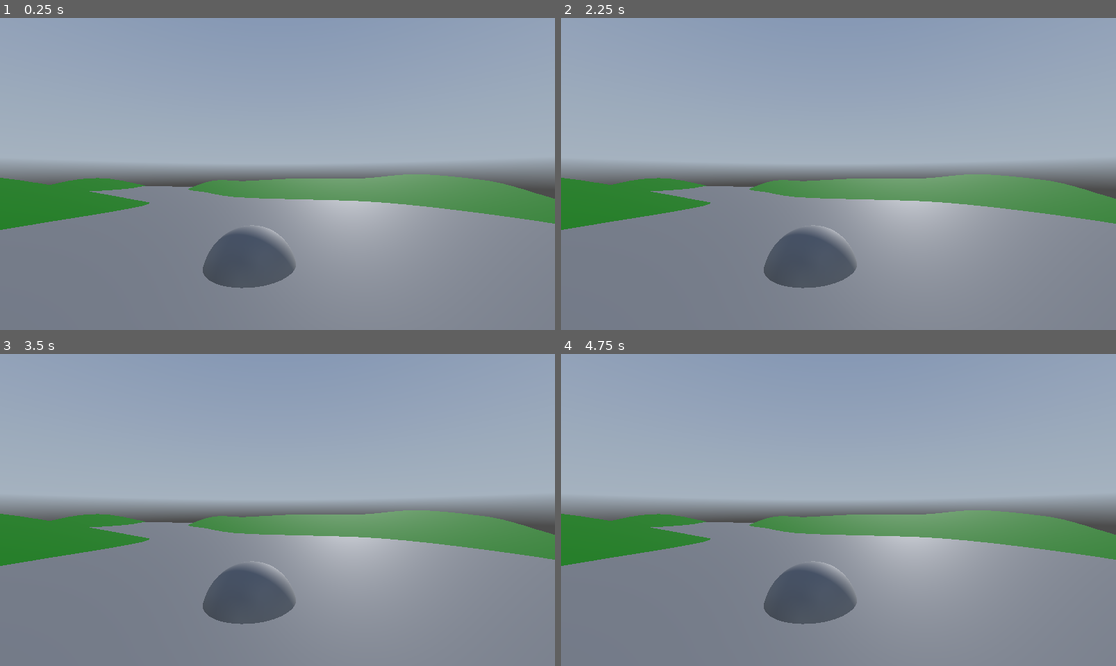
Above: before the commit, frames 1-4 (two rows, left to right).
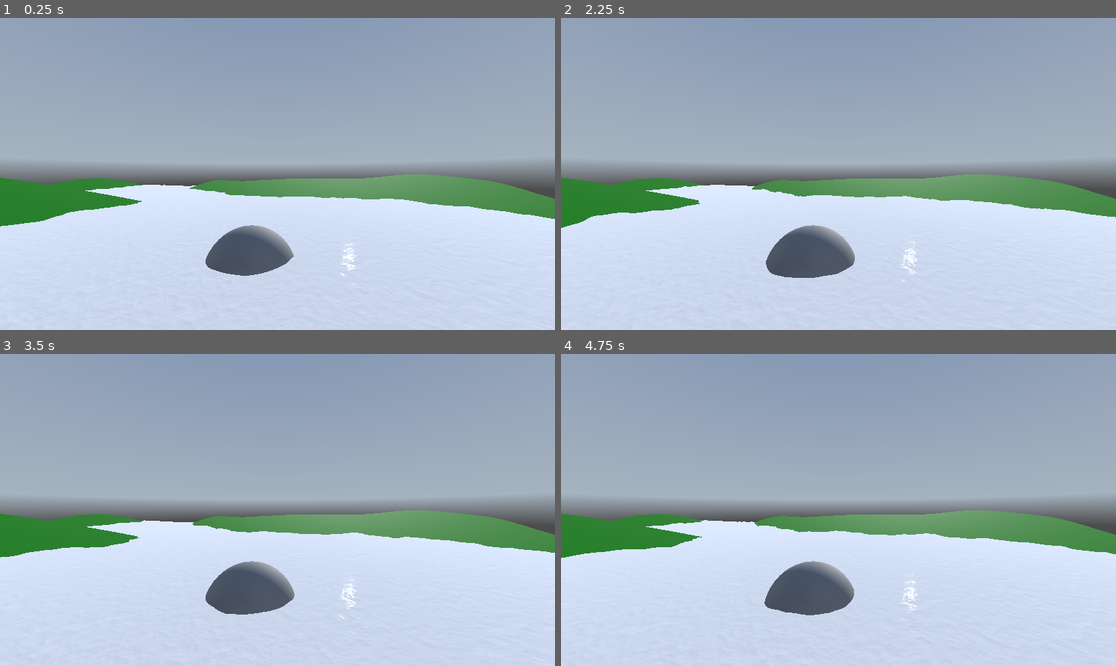
Above: after the commit, the same moments.

Repository: Skaiju/FLYBY
Game: Godot game, scene res://Scenes/Map.tscn
Two runs of this game, one before a commit and one after it. Both use one fixed random seed, a clock stepped at 60 frames per second and the inputs below. The project has no main scene, so this scene is started directly. A sky picture missing from this copy of the repository is replaced by a grey-blue gradient.
Inputs:
- Up to frame 1 (0.25 s): no input
- Up to frame 2 (2.25 s): no input
- Up to frame 3 (3.5 s): no input
- Up to frame 4 (4.75 s): no input

The runs differ from the first frame. In frame 1, 39% of the frame differs, in the area x 0-100%, y 53-100%; in frame 2, 39%; in frame 3, 39%; in frame 4, 39%.

Commit message:
fixed water shader

Diff:
--- a/Shaders/Water.gdshader
+++ b/Shaders/Water.gdshader
@@ -22,6 +22,10 @@
 uniform float near = 1.0;
 uniform float far = 100.0;
 uniform vec3 edge_color : source_color;
+
+uniform sampler2D DEPTH_TEXTURE : hint_depth_texture, filter_linear_mipmap;
+uniform sampler2D SCREEN_TEXTURE : hint_screen_texture, filter_linear_mipmap;
+
 
 // Varying variables
 varying float height;
--- a/Shaders/Water.tres
+++ b/Shaders/Water.tres
@@ -14,21 +14,21 @@
 shader = ExtResource("1_wq4uc")
 shader_parameter/albedo = Color(0, 0.321569, 0.431373, 1)
 shader_parameter/albedo2 = Color(0, 0.47451, 0.764706, 1)
-shader_parameter/beers_law = 2.0
+shader_parameter/metallic = 0.0
+shader_parameter/roughness = 0.02
+shader_parameter/wave_direction = Vector2(0, 1)
+shader_parameter/wave_direction2 = Vector2(0, 1)
+shader_parameter/time_scale = 0.025
+shader_parameter/noise_scale = 10.0
+shader_parameter/height_scale = 0.15
 shader_parameter/color_deep = Color(0.105882, 0.294118, 0.329412, 1)
 shader_parameter/color_shallow = Color(0, 0.552941, 0.65098, 1)
+shader_parameter/beers_law = 2.0
 shader_parameter/depth_offset = -0.75
+shader_parameter/edge_scale = 0.1
+shader_parameter/near = 1.0
+shader_parameter/far = 100.0
 shader_parameter/edge_color = Color(1, 1, 1, 1)
-shader_parameter/edge_scale = 0.1
-shader_parameter/far = 100.0
-shader_parameter/height_scale = 0.15
-shader_parameter/metallic = 0.0
-shader_parameter/near = 1.0
-shader_parameter/noise_scale = 10.0
-shader_parameter/roughness = 0.02
+shader_parameter/wave = SubResource("NoiseTexture2D_qniod")
 shader_parameter/texture_normal = ExtResource("2_24cl4")
 shader_parameter/texture_normal2 = ExtResource("2_24cl4")
-shader_parameter/time_scale = 0.025
-shader_parameter/wave = SubResource("NoiseTexture2D_qniod")
-shader_parameter/wave_direction = Vector2(0, 1)
-shader_parameter/wave_direction2 = null
